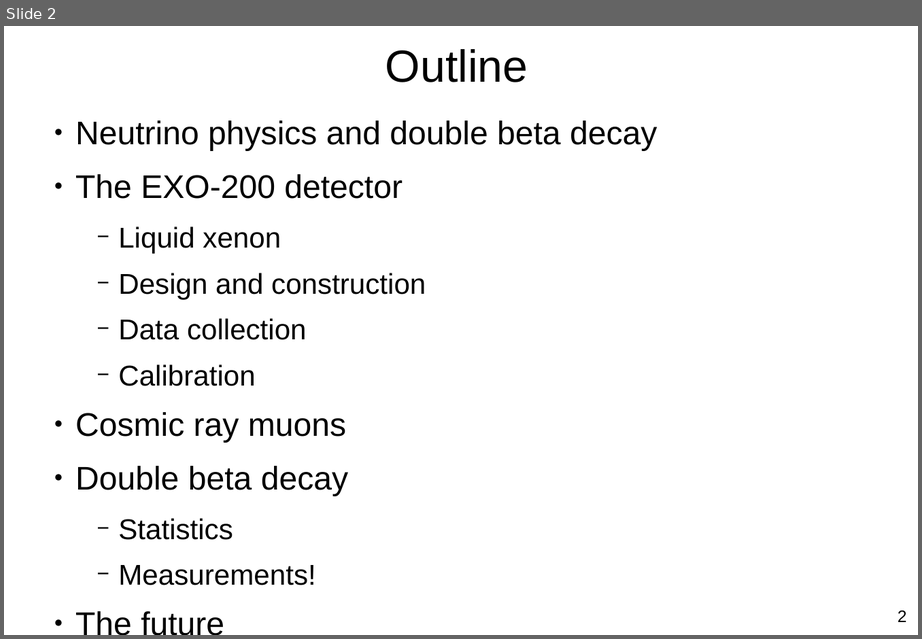
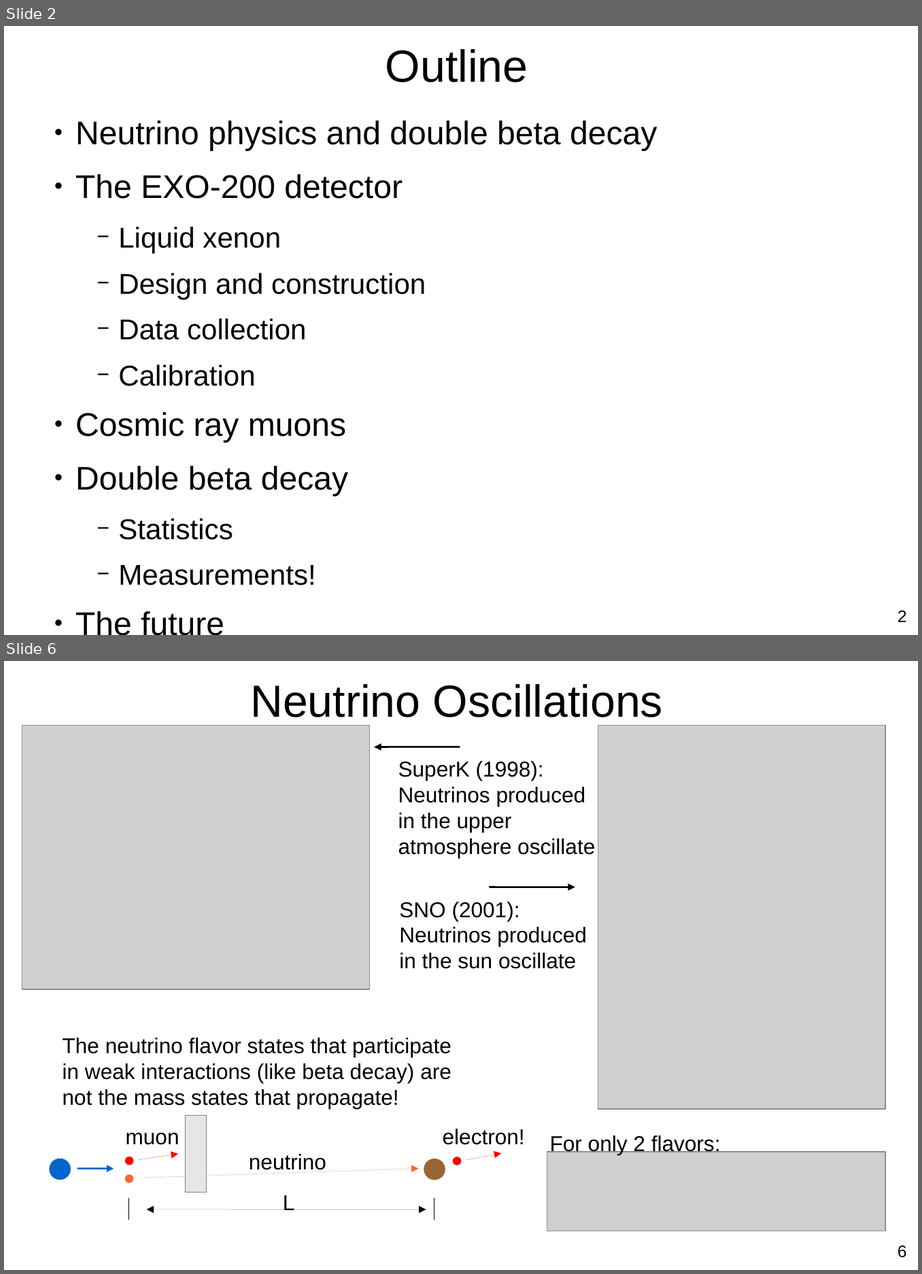
Before and after one commit to steveherrin/PhDThesis, a slide deck: Defense Presentation/Herrin-20130524-PhDDefense.odp. Shown one above the other, each under a label of ours: slide 2 before the commit, slides 2 and 6 after it; the slides between them are not shown. The pictures are 922x639 and 922x1274 pixels, drawn with LibreOffice and Linux fonts; fonts in the diff are those of the drawing; grey boxes stand for pictures. Boxes give left, top, right and bottom in pixels: in the first picture for what was removed or moved away, otherwise in the second. Text is boxed around its words. In the diff, an @@ line names an element or a change of style, - is before the commit and + after.

Commit message:
Neutrino oscillation slide.

```diff
--- a/Defense Presentation/Herrin-20130524-PhDDefense.odp
+++ b/Defense Presentation/Herrin-20130524-PhDDefense.odp
@@ slide 6 added at [4, 661, 918, 1270], background #FFFFFF @@
@@ title added at [250, 684, 663, 717], 37.7 pt, text #000000 @@
+Neutrino Oscillations
@@ picture added at [22, 726, 369, 989] @@
@@ picture added at [598, 726, 885, 1109] @@
@@ arrow added from (460, 747) to (374, 747), #000000 1.45 pt @@
@@ text added at [398, 761, 595, 858], 18 pt, text #000000 @@
+SuperK (1998): Neutrinos produced in the upper atmosphere oscillate
@@ text added at [399, 902, 587, 969], 18 pt, text #000000 @@
+SNO (2001): Neutrinos produced in the sun oscillate
@@ arrow added from (489, 887) to (575, 887), #000000 1.45 pt @@
@@ text added at [62, 1038, 451, 1109], 18 pt, text #000000 @@
+The neutrino flavor states that participate in weak interactions (like beta decay) are not the mass states that propagate!
@@ rectangle added at [185, 1116, 206, 1193], fill #E6E6E6, outline #808080 0 pt @@
@@ text added at [443, 1129, 525, 1145], 18 pt, text #000000 @@
+electron!
@@ text added at [126, 1133, 179, 1145], 18 pt, text #000000 @@
+muon
@@ text added at [550, 1136, 721, 1155], 18 pt, text #000000 @@
+For only 2 flavors:
@@ ellipse added at [50, 1159, 71, 1181], fill #0066CC @@
@@ arrow added from (77, 1169) to (114, 1169), #0066CC 1.45 pt @@
@@ ellipse added at [125, 1157, 134, 1166], fill #FF0000 @@
@@ arrow added from (139, 1159) to (179, 1155), #FF0000 0 pt @@
@@ arrow added from (143, 1178) to (418, 1169), #FF6633 0 pt @@
@@ text added at [249, 1154, 326, 1174], 18 pt, text #000000 @@
+neutrino
@@ ellipse added at [424, 1159, 445, 1181], fill #996633 @@
@@ ellipse added at [453, 1157, 462, 1166], fill #FF0000 @@
@@ arrow added from (466, 1161) to (501, 1153), #FF0000 0 pt @@
@@ picture added at [547, 1152, 885, 1231] @@
@@ ellipse added at [125, 1175, 134, 1184], fill #FF6633 @@
@@ line added from (128, 1198) to (128, 1220), #000000 0 pt @@
@@ double arrow added from (147, 1210) to (426, 1210), #000000 0 pt @@
@@ text added at [283, 1195, 295, 1210], 18 pt, text #000000 @@
+L
@@ line added from (434, 1198) to (434, 1220), #000000 0 pt @@
@@ page number added at [898, 1246, 907, 1258], 14 pt, text #000000 @@
+6
```
Also in this commit, not shown: 3 slides changed.
